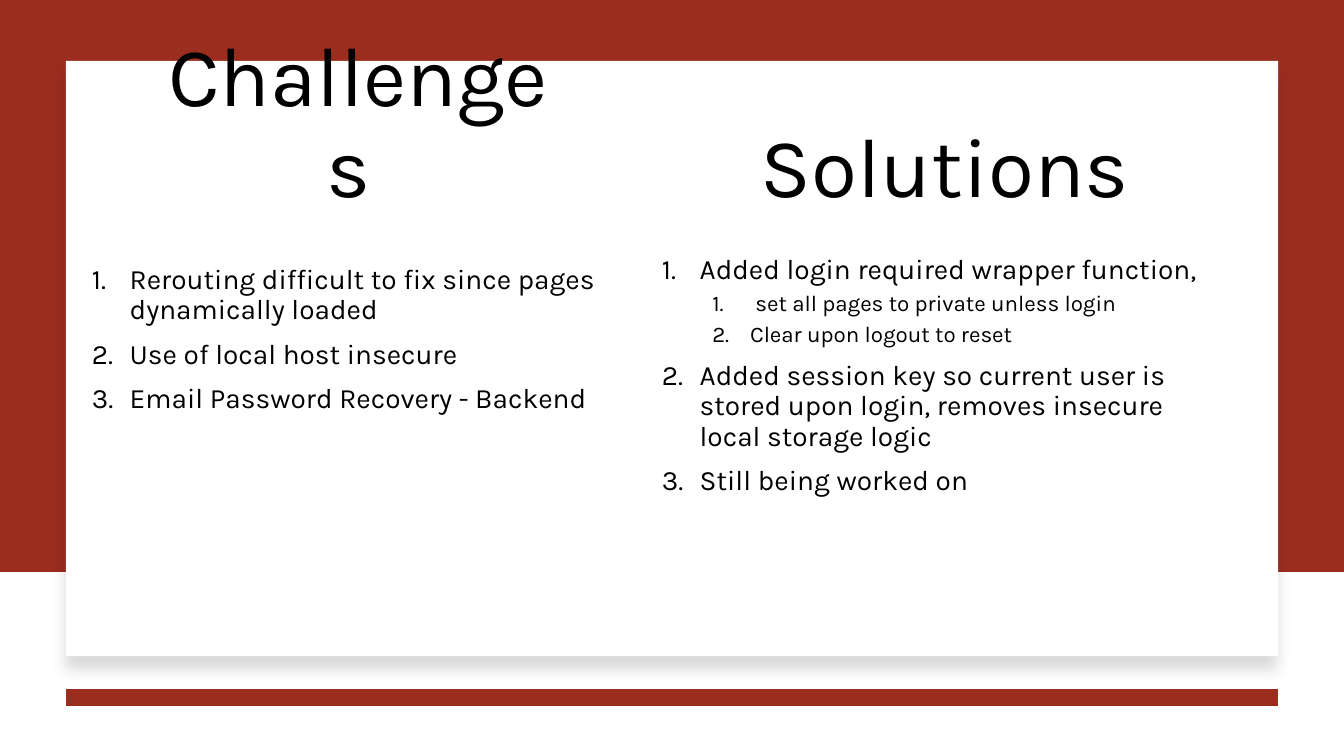
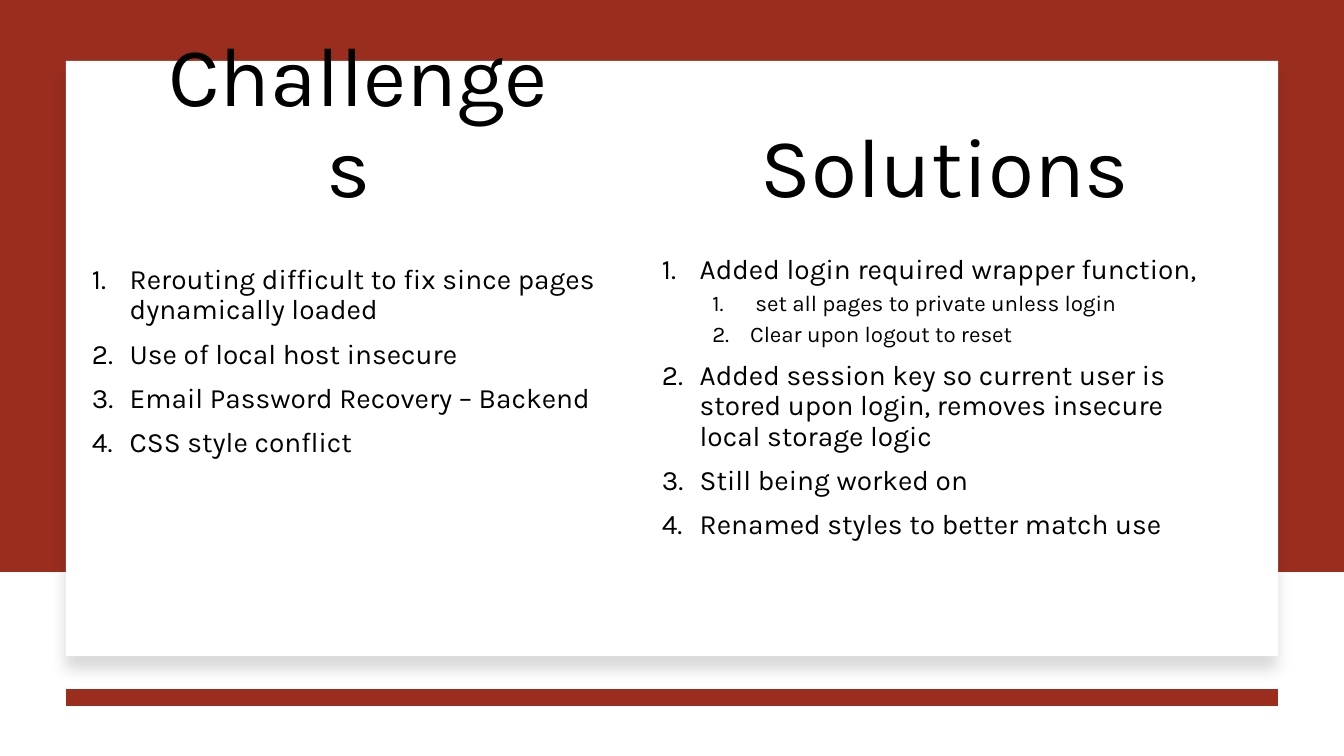
Before and after one commit to jjdeuce06/VulcanActivityTracker, a slide deck: slide 6 of Documentation/Weekly Report/week7/CMSC-4920-Week7-Group2.pptx. Drawn at 1344x756 pixels with LibreOffice and Linux fonts; fonts in the diff are those of the drawing. Boxes give left, top, right and bottom in pixels: in the first picture for what was removed or moved away, otherwise in the second. Text is boxed around its words. In the diff, an @@ line names an element or a change of style, - is before the commit and + after.

```diff
--- a/Documentation/Weekly Report/week7/CMSC-4920-Week7-Group2.pptx
+++ b/Documentation/Weekly Report/week7/CMSC-4920-Week7-Group2.pptx
@@ text at [130, 389, 590, 459]: text changed @@
-3. Email Password Recovery - Backend
+3. Email Password Recovery – Backend
+4. CSS style conflict
@@ text at [700, 515, 1161, 541]: paragraph added @@
+4. Renamed styles to better match use
```
Also in this commit, not shown: 1 other slide changed, 1 other file.
